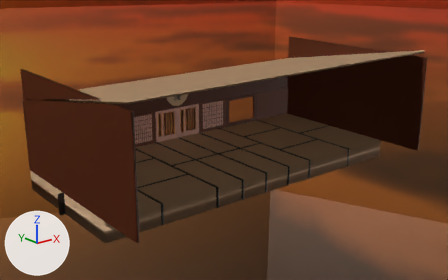
Before and after pictures for a commit that changed the glTF model stages/stage03.glb.
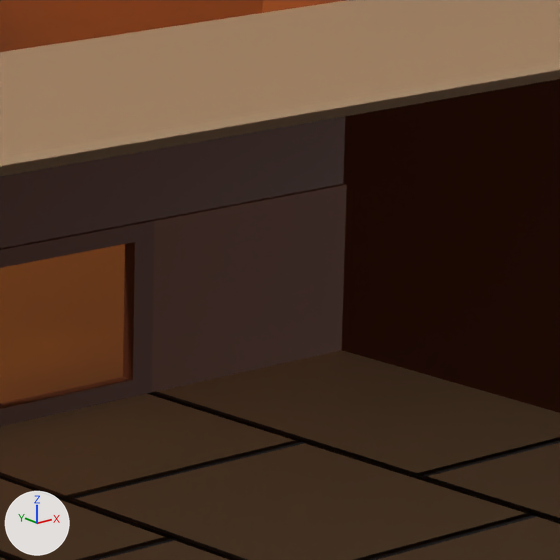
Each version is shown whole from a camera (50 mm lens) standing at (-38.4, -49.0, 22.0) and looking at (-1.1, -2.3, 3.3), then close up on the part from 52% to 72% of the width and 21% to 52% of the height. The lights are fixed; the arrows at lower left show +X, +Y and +Z. The older version's two pictures come first. Where no turn or scale is listed for an object, it has been applied to the vertices.
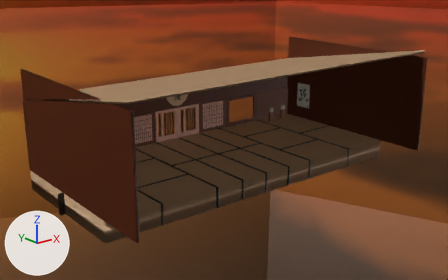
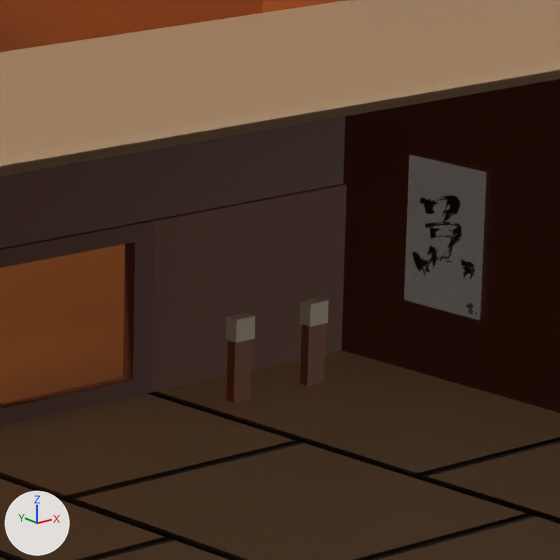
Commit message: Updating some stages

Where the change shows, as pixel boxes [x1, y1, x2, y2] in the close-ups (560 x 560 px):
'kancho portrait.001', added: after [404, 155, 486, 320]
'Cube.022', added: after [226, 313, 255, 403]
    faces in mat_dark_wood_001 (brown #944d2b): [226, 339, 253, 403]
    faces in mat_dark_wood_002 (beige #e5d6b8): [226, 313, 255, 343]
'Cube.021', added: after [300, 298, 329, 386]
    faces in mat_dark_wood_001 (brown #944d2b): [300, 323, 326, 386]
    faces in mat_dark_wood_002 (beige #e5d6b8): [300, 298, 329, 327]

Diff of the bpy script that builds the scene:
```diff
--- a/stages/stage03.glb.py
+++ b/stages/stage03.glb.py
@@ img_kancho_portrait @@
+img_kancho_portrait = load_image('kancho portrait', '_unpacked/kancho_portrait', 200, 283, 'sRGB')
@@ mat_kancho_portrait @@
+mat_kancho_portrait = principled_material('kancho portrait')
+mat_kancho_portrait.texture = img_kancho_portrait  # with its transparency
@@ mat_dark_wood_002 @@
+mat_dark_wood_002 = principled_material('Dark wood.002')
+mat_dark_wood_002.base_color = (0.785, 0.672, 0.479)  # beige #e5d6b8
@@ mat_dark_wood_001 @@
+mat_dark_wood_001 = principled_material('Dark wood.001')
+mat_dark_wood_001.base_color = (0.298, 0.0751, 0.0238)  # brown #944d2b
@@ me_kancho_portrait_001 @@
+me_kancho_portrait_001.from_pydata(...)  # 4 vertices, 2 faces; spans x 0.0, y -1.06..1.06, z -1.5..1.5
+me_kancho_portrait_001.materials.append(mat_kancho_portrait)  # picture img_kancho_portrait
@@ me_cube_025 @@
+me_cube_025.from_pydata(...)  # 20 vertices, 36 faces; spans x -0.25..0.25, y -0.15..0.15, z -0.82..0.87
+# faces by material slot: [26, 10]
+me_cube_025.materials.append(mat_dark_wood_001)  # brown #944d2b
+me_cube_025.materials.append(mat_dark_wood_002)  # beige #e5d6b8
@@ ob_kancho_portrait_001 @@
+ob_kancho_portrait_001 = bpy.data.objects.new('kancho portrait.001', me_kancho_portrait_001)
+ob_kancho_portrait_001.location = (17.2, 4.54, 3.94)
@@ ob_cube_022 @@
+ob_cube_022 = bpy.data.objects.new('Cube.022', me_cube_025)
+ob_cube_022.location = (13.0, 5.93, 1.82)
@@ ob_cube_021 @@
+ob_cube_021 = bpy.data.objects.new('Cube.021', me_cube_025.copy())
+ob_cube_021.location = (15.0, 5.93, 1.82)
```
